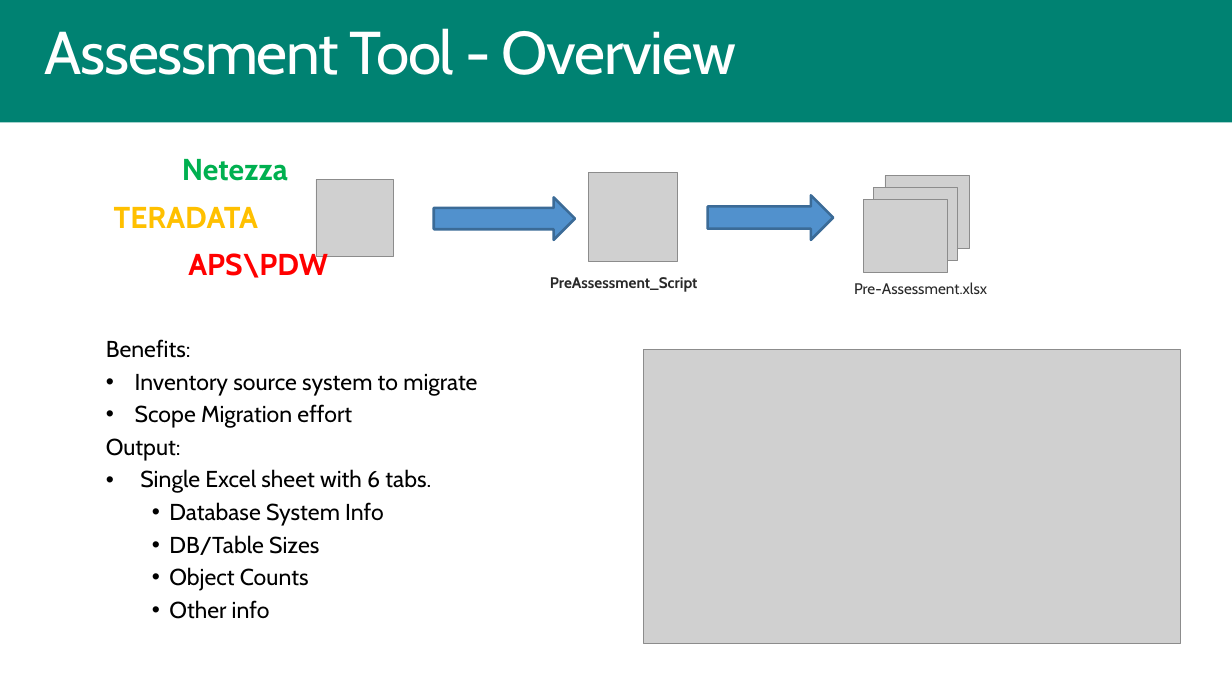
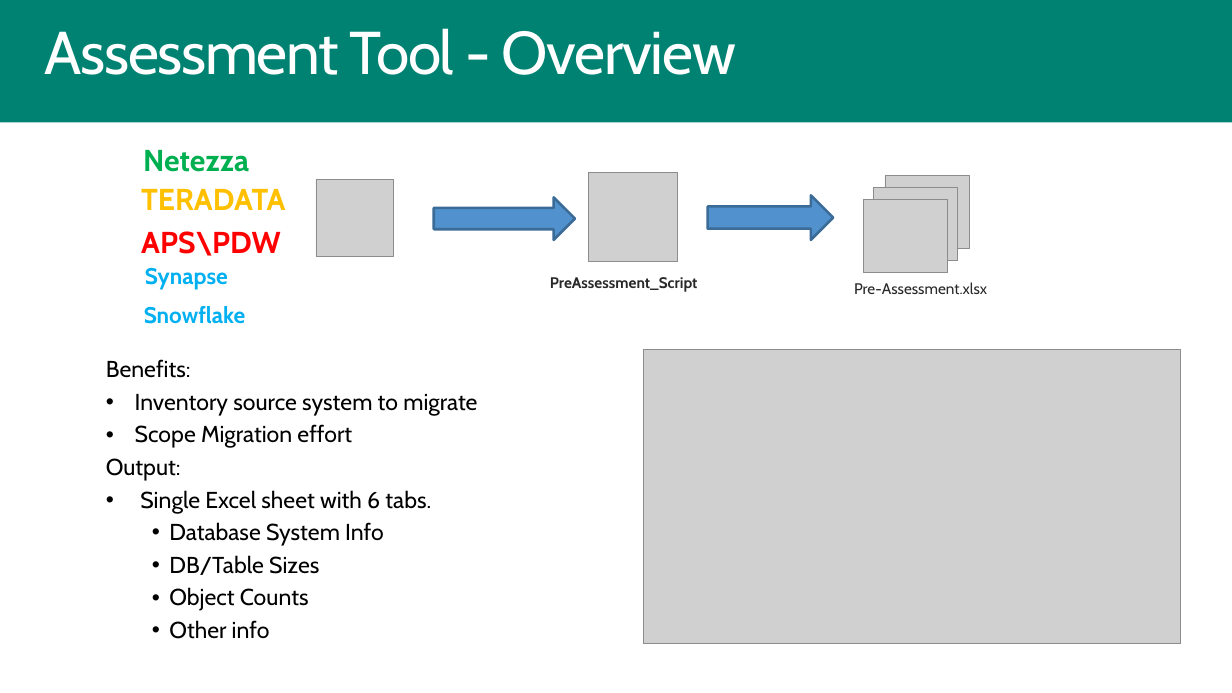
Before and after one commit to microsoft/AzureSynapseScriptsAndAccelerators, a slide deck: slide 2 of Assessment/AssessmentTool.pptx. Drawn at 1232x693 pixels with LibreOffice and Linux fonts; fonts in the diff are those of the drawing; grey boxes stand for pictures; background and template pictures are left out. Boxes give left, top, right and bottom in pixels: in the first picture for what was removed or moved away, otherwise in the second. Text is boxed around its words. In the diff, an @@ line names an element or a change of style, - is before the commit and + after.

```diff
--- a/Assessment/AssessmentTool.pptx
+++ b/Assessment/AssessmentTool.pptx
@@ text "Netezza" moved from (x1=182, y1=159, x2=288, y2=181) to (x1=143, y1=150, x2=249, y2=172) @@
@@ text "TERADATA" moved from (x1=114, y1=207, x2=258, y2=228) to (x1=141, y1=189, x2=285, y2=210) @@
@@ text "APS\PDW" rewrapped from (x1=188, y1=249, x2=328, y2=278) to (x1=141, y1=231, x2=281, y2=256) @@
@@ text added at (x1=145, y1=268, x2=228, y2=290), 18 pt, text #00B0F0, bold @@
+Synapse
@@ text added at (x1=144, y1=306, x2=246, y2=324), 18 pt, text #00B0F0, bold @@
+Snowflake
@@ text "Benefits:" moved from (x1=106, y1=339, x2=477, y2=619) to (x1=106, y1=359, x2=477, y2=639) @@
```
Also in this commit, not shown: 5 other slides changed.
